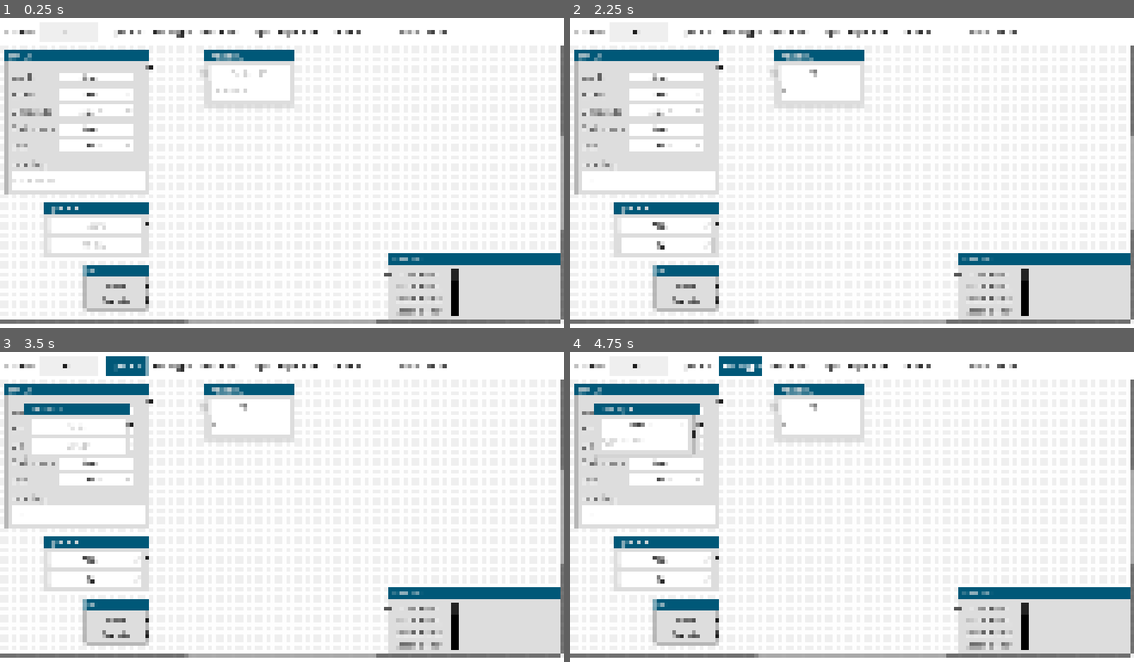
Above: before the commit, frames 1-4 (two rows, left to right).
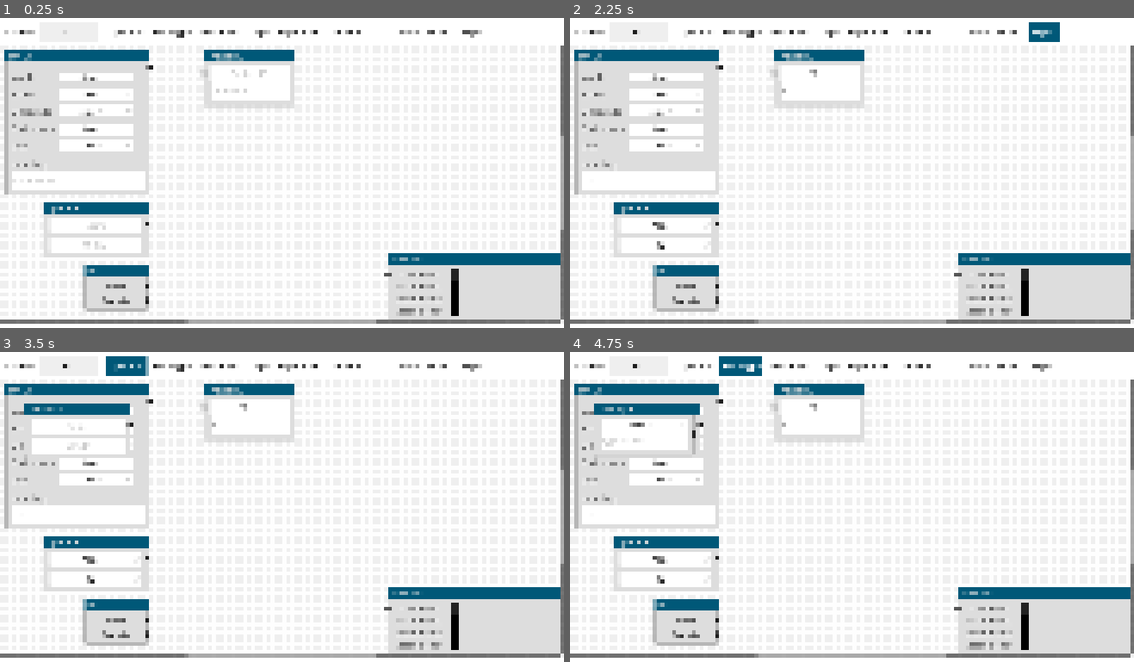
Above: after the commit, the same moments.

Repository: sciple/metadata-app
Game: Godot game, scene res://main.tscn
The game is run twice, just before and just after one commit, with the same random seed, the same clock (stepped at 60 frames per second) and the same inputs.
Inputs (mouse positions are in pixels of both pictures, inside the frame that each line leads up to):
- Up to frame 1 (0.25 s): no input
- Up to frame 2 (2.25 s): click (637, 30) at 0.52 s; type "12" at 0.6 s; click (818, 73) at 0.75 s; type "12" at 0.83 s; click (818, 92) at 0.98 s; type "12" at 1.07 s; click (648, 182) at 1.27 s; type "12" at 1.35 s; click (665, 225) at 1.5 s; type "Alex" at 1.58 s; click (665, 244) at 1.73 s; type "12" at 1.82 s; click (1043, 30) at 2 s, where only the run after the commit has a clickable "Export"
- Up to frame 3 (3.5 s): click "Operator" at 2.75 s
- Up to frame 4 (4.75 s): click (648, 426) at 3.52 s; type "Alex" at 3.6 s; click (648, 445) at 3.75 s; type "12" at 3.83 s; click "Genotype" at 4.25 s

The runs differ from the first frame. In frame 1, less than 0.1% of the frame differs, in the area x 81-86%, y 3-7%; in frame 2, 0.4%, in the area x 81-87%, y 1-8%; in frame 3, less than 0.1%; in frame 4, less than 0.1%.

Commit message:
defined zoom boundaries (min-max)

Diff:
--- a/main.tscn
+++ b/main.tscn
@@ -95,6 +95,14 @@
 [node name="load_button" parent="toolbar" instance=ExtResource("2_iovf6")]
 layout_mode = 2
 text = "Load"
+
+[node name="VSeparator3" type="VSeparator" parent="toolbar"]
+layout_mode = 2
+theme_override_styles/separator = SubResource("StyleBoxFlat_xcq4h")
+
+[node name="export_button" parent="toolbar" instance=ExtResource("2_iovf6")]
+layout_mode = 2
+text = "Export"
 
 [node name="GraphEdit" type="GraphEdit" parent="."]
 layout_mode = 1
@@ -110,6 +118,9 @@
 theme_override_styles/panel = SubResource("StyleBoxFlat_eo2x6")
 right_disconnects = true
 connection_lines_thickness = 0.5
+zoom_min = 0.5
+zoom_max = 1.0
+zoom_step = 1.0
 minimap_enabled = false
 show_menu = false
 show_grid_buttons = false
--- a/saved_data/MNMS.tscn
+++ b/saved_data/MNMS.tscn
@@ -45,16 +45,17 @@
 
 [node name="MNMS" type="GraphNode" groups=["mnms"]]
 layout_mode = 0
-offset_left = 20.0
-offset_top = 20.0
-offset_right = 314.0
-offset_bottom = 315.0
+offset_left = 138.795
+offset_top = 45.6494
+offset_right = 432.795
+offset_bottom = 340.649
+scale = Vector2(0.879409, 0.879409)
 mouse_filter = 1
-theme_override_styles/panel = ExtResource("1_3gbxi")
-theme_override_styles/panel_selected = ExtResource("1_3gbxi")
-theme_override_styles/titlebar = ExtResource("2_ucqmc")
+theme_override_styles/panel = ExtResource("1_nl6xp")
+theme_override_styles/panel_selected = ExtResource("1_nl6xp")
+theme_override_styles/titlebar = ExtResource("2_c318v")
 theme_override_styles/titlebar_selected = SubResource("StyleBoxFlat_e2kkl")
-position_offset = Vector2(20, 20)
+position_offset = Vector2(11, 12)
 title = "MNMS"
 slot/0/left_enabled = false
 slot/0/left_type = 0
@@ -232,7 +233,7 @@
 theme_override_styles/disabled_mirrored = SubResource("StyleBoxFlat_x2un0")
 alignment = 1
 item_count = 3
-selected = 1
+selected = 0
 popup/item_0/text = "Select"
 popup/item_0/id = 0
 popup/item_0/separator = true
@@ -255,7 +256,7 @@
 theme_override_styles/disabled_mirrored = SubResource("StyleBoxFlat_x2un0")
 alignment = 1
 item_count = 3
-selected = 1
+selected = 0
 popup/item_0/text = "Select"
 popup/item_0/id = 0
 popup/item_0/separator = true
--- a/saved_data/cage_0.tscn
+++ b/saved_data/cage_0.tscn
@@ -81,16 +81,17 @@
 
 [node name="cage_0" type="GraphNode" groups=["cage"]]
 layout_mode = 0
-offset_left = 800.0
-offset_top = 220.0
-offset_right = 952.0
-offset_bottom = 480.0
+offset_left = 832.648
+offset_top = 334.095
+offset_right = 984.648
+offset_bottom = 594.096
+scale = Vector2(0.879409, 0.879409)
 mouse_filter = 1
-theme_override_styles/panel = ExtResource("1_64gf1")
-theme_override_styles/panel_selected = ExtResource("1_64gf1")
-theme_override_styles/titlebar = ExtResource("2_tidbh")
+theme_override_styles/panel = ExtResource("1_nijsm")
+theme_override_styles/panel_selected = ExtResource("1_nijsm")
+theme_override_styles/titlebar = ExtResource("2_b6w3y")
 theme_override_styles/titlebar_selected = SubResource("StyleBoxFlat_e2kkl")
-position_offset = Vector2(800, 220)
+position_offset = Vector2(800, 340)
 title = "Cage ID"
 slot/0/left_enabled = true
 slot/0/left_type = 0
--- a/saved_data/cage_1.tscn
+++ b/saved_data/cage_1.tscn
@@ -81,16 +81,17 @@
 
 [node name="cage_1" type="GraphNode" groups=["cage"]]
 layout_mode = 0
-offset_left = 1000.0
-offset_top = 220.0
-offset_right = 1152.0
-offset_bottom = 480.0
+offset_left = 990.942
+offset_top = 334.095
+offset_right = 1142.94
+offset_bottom = 594.096
+scale = Vector2(0.879409, 0.879409)
 mouse_filter = 1
-theme_override_styles/panel = ExtResource("1_0ire4")
-theme_override_styles/panel_selected = ExtResource("1_0ire4")
-theme_override_styles/titlebar = ExtResource("2_7flst")
+theme_override_styles/panel = ExtResource("1_1axgq")
+theme_override_styles/panel_selected = ExtResource("1_1axgq")
+theme_override_styles/titlebar = ExtResource("2_n2lpk")
 theme_override_styles/titlebar_selected = SubResource("StyleBoxFlat_e2kkl")
-position_offset = Vector2(1000, 220)
+position_offset = Vector2(980, 340)
 title = "Cage ID"
 slot/0/left_enabled = true
 slot/0/left_type = 0
--- a/saved_data/cage_2.tscn
+++ b/saved_data/cage_2.tscn
@@ -81,16 +81,17 @@
 
 [node name="cage_2" type="GraphNode" groups=["cage"]]
 layout_mode = 0
-offset_left = 800.0
-offset_top = 500.0
-offset_right = 952.0
-offset_bottom = 760.0
+offset_left = 832.648
+offset_top = 597.918
+offset_right = 984.648
+offset_bottom = 857.918
+scale = Vector2(0.879409, 0.879409)
 mouse_filter = 1
-theme_override_styles/panel = ExtResource("1_2qnbv")
-theme_override_styles/panel_selected = ExtResource("1_2qnbv")
-theme_override_styles/titlebar = ExtResource("2_4snxo")
+theme_override_styles/panel = ExtResource("1_h4uov")
+theme_override_styles/panel_selected = ExtResource("1_h4uov")
+theme_override_styles/titlebar = ExtResource("2_h476l")
 theme_override_styles/titlebar_selected = SubResource("StyleBoxFlat_e2kkl")
-position_offset = Vector2(800, 500)
+position_offset = Vector2(800, 640)
 title = "Cage ID"
 slot/0/left_enabled = true
 slot/0/left_type = 0
--- a/saved_data/cage_3.tscn
+++ b/saved_data/cage_3.tscn
@@ -81,16 +81,17 @@
 
 [node name="cage_3" type="GraphNode" groups=["cage"]]
 layout_mode = 0
-offset_left = 1000.0
-offset_top = 500.0
-offset_right = 1152.0
-offset_bottom = 760.0
+offset_left = 990.942
+offset_top = 597.918
+offset_right = 1142.94
+offset_bottom = 857.918
+scale = Vector2(0.879409, 0.879409)
 mouse_filter = 1
-theme_override_styles/panel = ExtResource("1_00s6c")
-theme_override_styles/panel_selected = ExtResource("1_00s6c")
-theme_override_styles/titlebar = ExtResource("2_n3kua")
+theme_override_styles/panel = ExtResource("1_o7122")
+theme_override_styles/panel_selected = ExtResource("1_o7122")
+theme_override_styles/titlebar = ExtResource("2_idpsy")
 theme_override_styles/titlebar_selected = SubResource("StyleBoxFlat_e2kkl")
-position_offset = Vector2(1000, 500)
+position_offset = Vector2(980, 640)
 title = "Cage ID"
 slot/0/left_enabled = true
 slot/0/left_type = 0
--- a/saved_data/comment_plus_0.tscn
+++ b/saved_data/comment_plus_0.tscn
@@ -14,16 +14,17 @@
 
 [node name="comment_plus_0" type="GraphNode" groups=["comment"]]
 layout_mode = 0
-offset_left = 1140.0
-offset_top = 20.0
-offset_right = 1331.0
-offset_bottom = 165.0
+offset_left = 1096.47
+offset_top = 87.861
+offset_right = 1287.47
+offset_bottom = 232.861
+scale = Vector2(0.879409, 0.879409)
 mouse_filter = 1
-theme_override_styles/panel = ExtResource("1_mncfg")
-theme_override_styles/panel_selected = ExtResource("1_mncfg")
-theme_override_styles/titlebar = ExtResource("2_qki2l")
+theme_override_styles/panel = ExtResource("1_43nbr")
+theme_override_styles/panel_selected = ExtResource("1_43nbr")
+theme_override_styles/titlebar = ExtResource("2_1jxw7")
 theme_override_styles/titlebar_selected = SubResource("StyleBoxFlat_e2kkl")
-position_offset = Vector2(1140, 20)
+position_offset = Vector2(1100, 60)
 title = "Note"
 slot/0/left_enabled = false
 slot/0/left_type = 0
--- a/saved_data/experiment_0.tscn
+++ b/saved_data/experiment_0.tscn
@@ -59,16 +59,17 @@
 
 [node name="experiment_0" type="GraphNode" groups=["experiment"]]
 layout_mode = 0
-offset_left = 1280.0
-offset_top = 200.0
-offset_right = 1559.0
-offset_bottom = 486.0
+offset_left = 1202.0
+offset_top = 334.095
+offset_right = 1481.0
+offset_bottom = 620.095
+scale = Vector2(0.879409, 0.879409)
 mouse_filter = 1
-theme_override_styles/panel = ExtResource("1_rvwn7")
-theme_override_styles/panel_selected = ExtResource("1_rvwn7")
-theme_override_styles/titlebar = ExtResource("2_p7h7o")
+theme_override_styles/panel = ExtResource("1_b6oec")
+theme_override_styles/panel_selected = ExtResource("1_b6oec")
+theme_override_styles/titlebar = ExtResource("2_aagwo")
 theme_override_styles/titlebar_selected = SubResource("StyleBoxFlat_e2kkl")
-position_offset = Vector2(1280, 200)
+position_offset = Vector2(1220, 340)
 resizable = true
 title = "Experiment"
 slot/0/left_enabled = true
@@ -216,14 +217,14 @@
 [node name="find_raw_data" type="Button" parent="."]
 layout_mode = 2
 text = "Raw data path"
-script = ExtResource("7_x3gku")
-
-[node name="raw_data_path" type="Label" parent="." instance=ExtResource("8_o7oye")]
+script = ExtResource("7_ty3pb")
+
+[node name="raw_data_path" type="Label" parent="." instance=ExtResource("8_lv6f2")]
 layout_mode = 2
 theme_override_colors/font_color = Color(0.333333, 0.333333, 0.333333, 1)
 theme_override_colors/font_shadow_color = Color(0.937255, 0.937255, 0.937255, 1)
 theme_override_font_sizes/font_size = 14
-text = "D:\\console.log"
+text = "..."
 
 [node name="HSeparator2" type="HSeparator" parent="."]
 layout_mode = 2
--- a/saved_data/experiment_1.tscn
+++ b/saved_data/experiment_1.tscn
@@ -59,16 +59,17 @@
 
 [node name="experiment_1" type="GraphNode" groups=["experiment"]]
 layout_mode = 0
-offset_left = 1280.0
-offset_top = 520.0
-offset_right = 1559.0
-offset_bottom = 806.0
+offset_left = 1202.0
+offset_top = 597.918
+offset_right = 1481.0
+offset_bottom = 883.918
+scale = Vector2(0.879409, 0.879409)
 mouse_filter = 1
-theme_override_styles/panel = ExtResource("1_0oqxm")
-theme_override_styles/panel_selected = ExtResource("1_0oqxm")
-theme_override_styles/titlebar = ExtResource("2_lmyu5")
+theme_override_styles/panel = ExtResource("1_7gxo5")
+theme_override_styles/panel_selected = ExtResource("1_7gxo5")
+theme_override_styles/titlebar = ExtResource("2_sda3q")
 theme_override_styles/titlebar_selected = SubResource("StyleBoxFlat_e2kkl")
-position_offset = Vector2(1280, 520)
+position_offset = Vector2(1220, 640)
 resizable = true
 title = "Experiment"
 slot/0/left_enabled = true
--- a/saved_data/genotype_0.tscn
+++ b/saved_data/genotype_0.tscn
@@ -42,16 +42,17 @@
 
 [node name="genotype_0" type="GraphNode" groups=["genotype"]]
 layout_mode = 0
-offset_left = 620.0
-offset_top = 80.0
-offset_right = 822.0
-offset_bottom = 186.0
+offset_left = 551.237
+offset_top = 826.564
+offset_right = 753.237
+offset_bottom = 932.565
+scale = Vector2(0.879409, 0.879409)
 mouse_filter = 1
-theme_override_styles/panel = ExtResource("1_meh2a")
-theme_override_styles/panel_selected = ExtResource("1_meh2a")
-theme_override_styles/titlebar = ExtResource("2_pknsq")
+theme_override_styles/panel = ExtResource("1_dpu4d")
+theme_override_styles/panel_selected = ExtResource("1_dpu4d")
+theme_override_styles/titlebar = ExtResource("2_7kxuw")
 theme_override_styles/titlebar_selected = SubResource("StyleBoxFlat_e2kkl")
-position_offset = Vector2(620, 80)
+position_offset = Vector2(480, 900)
 title = "Genotype"
 slot/0/left_enabled = false
 slot/0/left_type = 0
--- a/saved_data/genotype_1.tscn
+++ b/saved_data/genotype_1.tscn
@@ -42,16 +42,17 @@
 
 [node name="genotype_1" type="GraphNode" groups=["genotype"]]
 layout_mode = 0
-offset_left = 520.0
-offset_top = 760.0
-offset_right = 722.0
-offset_bottom = 866.0
+offset_left = 551.237
+offset_top = 228.566
+offset_right = 753.237
+offset_bottom = 334.567
+scale = Vector2(0.879409, 0.879409)
 mouse_filter = 1
-theme_override_styles/panel = ExtResource("1_1f28i")
-theme_override_styles/panel_selected = ExtResource("1_1f28i")
-theme_override_styles/titlebar = ExtResource("2_73tex")
+theme_override_styles/panel = ExtResource("1_ih2m6")
+theme_override_styles/panel_selected = ExtResource("1_ih2m6")
+theme_override_styles/titlebar = ExtResource("2_bgdpy")
 theme_override_styles/titlebar_selected = SubResource("StyleBoxFlat_e2kkl")
-position_offset = Vector2(520, 760)
+position_offset = Vector2(480, 220)
 title = "Genotype"
 slot/0/left_enabled = false
 slot/0/left_type = 0
--- a/saved_data/health_plus_0.tscn
+++ b/saved_data/health_plus_0.tscn
@@ -62,16 +62,17 @@
 
 [node name="health_plus_0" type="GraphNode" groups=["health"]]
 layout_mode = 0
-offset_left = 780.0
-offset_top = 780.0
-offset_right = 985.0
-offset_bottom = 945.0
+offset_left = 744.707
+offset_top = 70.2729
+offset_right = 949.707
+offset_bottom = 235.273
+scale = Vector2(0.879409, 0.879409)
 mouse_filter = 1
-theme_override_styles/panel = ExtResource("1_hayy4")
-theme_override_styles/panel_selected = ExtResource("1_hayy4")
-theme_override_styles/titlebar = ExtResource("2_m5pxh")
+theme_override_styles/panel = ExtResource("1_krufc")
+theme_override_styles/panel_selected = ExtResource("1_krufc")
+theme_override_styles/titlebar = ExtResource("2_5s6r0")
 theme_override_styles/titlebar_selected = SubResource("StyleBoxFlat_e2kkl")
-position_offset = Vector2(780, 780)
+position_offset = Vector2(700, 40)
 title = "Health issue"
 slot/0/left_enabled = false
 slot/0/left_type = 0
--- a/saved_data/operator.tscn
+++ b/saved_data/operator.tscn
@@ -28,14 +28,15 @@
 
 [node name="operator" type="GraphNode" groups=["operator"]]
 layout_mode = 0
-offset_left = 88.0
-offset_top = 322.0
-offset_right = 303.0
-offset_bottom = 432.0
+offset_left = 206.509
+offset_top = 318.266
+offset_right = 421.509
+offset_bottom = 428.266
+scale = Vector2(0.879409, 0.879409)
 mouse_filter = 1
-theme_override_styles/panel = ExtResource("1_3omvg")
-theme_override_styles/panel_selected = ExtResource("1_3omvg")
-theme_override_styles/titlebar = ExtResource("2_fmhjm")
+theme_override_styles/panel = ExtResource("1_76akm")
+theme_override_styles/panel_selected = ExtResource("1_76akm")
+theme_override_styles/titlebar = ExtResource("2_ktcrs")
 theme_override_styles/titlebar_selected = SubResource("StyleBoxFlat_e2kkl")
 position_offset = Vector2(88, 322)
 title = "Operator"
@@ -76,22 +77,20 @@
 theme_override_constants/outline_size = 0
 theme_override_constants/caret_width = 1
 theme_override_styles/normal = SubResource("StyleBoxFlat_d26xn")
-text = "LR334455"
 placeholder_text = "Name"
 alignment = 1
 context_menu_enabled = false
 virtual_keyboard_enabled = false
 clear_button_enabled = true
 caret_blink = true
-caret_column = 8
-script = ExtResource("5_rmasq")
+script = ExtResource("5_vxpju")
 
 [node name="HSeparator" type="HSeparator" parent="."]
 layout_mode = 2
 theme_override_constants/separation = 5
 theme_override_styles/separator = SubResource("StyleBoxFlat_c31p5")
 
-[node name="one_line_field2" type="LineEdit" parent="." instance=ExtResource("4_j7yar")]
+[node name="one_line_field2" type="LineEdit" parent="." instance=ExtResource("4_7nebj")]
 layout_mode = 2
 theme_override_colors/font_color = Color(0.133333, 0.133333, 0.133333, 1)
 theme_override_colors/font_placeholder_color = Color(0.8, 0.8, 0.8, 1)
--- a/saved_data/project.tscn
+++ b/saved_data/project.tscn
@@ -27,16 +27,17 @@
 
 [node name="project" type="GraphNode" groups=["generic_group"]]
 layout_mode = 0
-offset_left = 416.0
-offset_top = 12.0
-offset_right = 602.0
-offset_bottom = 124.0
+offset_left = 516.061
+offset_top = 70.2729
+offset_right = 702.061
+offset_bottom = 182.273
+scale = Vector2(0.879409, 0.879409)
 mouse_filter = 1
-theme_override_styles/panel = ExtResource("1_mu0uw")
-theme_override_styles/panel_selected = ExtResource("1_mu0uw")
-theme_override_styles/titlebar = ExtResource("2_bbdmb")
+theme_override_styles/panel = ExtResource("1_sgyty")
+theme_override_styles/panel_selected = ExtResource("1_sgyty")
+theme_override_styles/titlebar = ExtResource("2_4lmfa")
 theme_override_styles/titlebar_selected = SubResource("StyleBoxFlat_e2kkl")
-position_offset = Vector2(416, 12)
+position_offset = Vector2(440, 40)
 resizable = true
 title = "Project ID"
 slot/0/left_enabled = true
@@ -67,17 +68,15 @@
 theme_override_constants/outline_size = 0
 theme_override_constants/caret_width = 1
 theme_override_styles/normal = SubResource("StyleBoxFlat_d26xn")
-text = "LR-DBF-007"
 placeholder_text = "Project ID"
 alignment = 1
 context_menu_enabled = false
 virtual_keyboard_enabled = false
 clear_button_enabled = true
 caret_blink = true
-caret_column = 10
-script = ExtResource("5_lj1hl")
+script = ExtResource("5_8qty3")
 
-[node name="comments" type="TextEdit" parent="." instance=ExtResource("6_8jfc5")]
+[node name="comments" type="TextEdit" parent="." instance=ExtResource("6_051a8")]
 custom_minimum_size = Vector2(90, 40)
 layout_mode = 2
 size_flags_horizontal = 3
--- a/saved_data/sex_plus.tscn
+++ b/saved_data/sex_plus.tscn
@@ -13,14 +13,15 @@
 
 [node name="sex_plus" type="GraphNode" groups=["generic_group"]]
 layout_mode = 0
-offset_left = 172.0
-offset_top = 450.0
-offset_right = 301.0
-offset_bottom = 543.0
+offset_left = 280.38
+offset_top = 430.83
+offset_right = 409.38
+offset_bottom = 523.83
+scale = Vector2(0.879409, 0.879409)
 mouse_filter = 1
-theme_override_styles/panel = ExtResource("1_8nrss")
-theme_override_styles/panel_selected = ExtResource("1_8nrss")
-theme_override_styles/titlebar = ExtResource("2_ojykh")
+theme_override_styles/panel = ExtResource("1_2gnga")
+theme_override_styles/panel_selected = ExtResource("1_2gnga")
+theme_override_styles/titlebar = ExtResource("2_g8xnb")
 theme_override_styles/titlebar_selected = SubResource("StyleBoxFlat_e2kkl")
 position_offset = Vector2(172, 450)
 title = "Sex"
--- a/saved_data/timeline.tscn
+++ b/saved_data/timeline.tscn
@@ -19,20 +19,22 @@
 anchor_top = 1.0
 anchor_right = 1.0
 anchor_bottom = 1.0
-offset_left = -520.0
-offset_top = -957.0
-offset_right = -168.0
-offset_bottom = -820.0
+offset_left = -594.883
+offset_top = -906.727
+offset_right = -242.883
+offset_bottom = -769.727
 grow_horizontal = 0
 grow_vertical = 0
+scale = Vector2(0.879409, 0.879409)
 size_flags_horizontal = 8
 size_flags_vertical = 8
 mouse_filter = 1
-theme_override_styles/panel = ExtResource("1_hy8lu")
-theme_override_styles/panel_selected = ExtResource("1_hy8lu")
-theme_override_styles/titlebar = ExtResource("2_lo5xx")
+theme_override_styles/panel = ExtResource("1_inm7d")
+theme_override_styles/panel_selected = ExtResource("1_inm7d")
+theme_override_styles/titlebar = ExtResource("2_dm0bu")
 theme_override_styles/titlebar_selected = SubResource("StyleBoxFlat_e2kkl")
-position_offset = Vector2(1400, 20)
+position_offset = Vector2(1360, 40)
+selected = true
 title = "Timeline"
 slot/0/left_enabled = true
 slot/0/left_type = 0
@@ -70,12 +72,13 @@
 slot/3/right_color = Color(1, 1, 1, 1)
 slot/3/right_icon = null
 slot/3/draw_stylebox = true
-script = ExtResource("3_ax30t")
+script = ExtResource("3_sjsm1")
 
 [node name="HSplitContainer" type="HSplitContainer" parent="."]
 layout_mode = 2
+split_offset = 168
 
-[node name="Label" type="Label" parent="HSplitContainer" instance=ExtResource("4_n0t5s")]
+[node name="Label" type="Label" parent="HSplitContainer" instance=ExtResource("4_ixmc6")]
 layout_mode = 2
 theme_override_colors/font_color = Color(0.333333, 0.333333, 0.333333, 1)
 theme_override_colors/font_shadow_color = Color(0.937255, 0.937255, 0.937255, 1)
@@ -84,7 +87,7 @@
 
 [node name="HSplitContainer2" type="HSplitContainer" parent="HSplitContainer"]
 layout_mode = 2
-split_offset = 102
+split_offset = 105
 
 [node name="ColorRect2" type="ColorRect" parent="HSplitContainer/HSplitContainer2"]
 custom_minimum_size = Vector2(20, 20)
@@ -98,9 +101,9 @@
 
 [node name="HSplitContainer2" type="HSplitContainer" parent="."]
 layout_mode = 2
-split_offset = 146
+split_offset = 205
 
-[node name="Label3" type="Label" parent="HSplitContainer2" instance=ExtResource("4_n0t5s")]
+[node name="Label3" type="Label" parent="HSplitContainer2" instance=ExtResource("4_ixmc6")]
 layout_mode = 2
 theme_override_colors/font_color = Color(0.333333, 0.333333, 0.333333, 1)
 theme_override_colors/font_shadow_color = Color(0.937255, 0.937255, 0.937255, 1)
@@ -109,6 +112,7 @@
 
 [node name="HSplitContainer2" type="HSplitContainer" parent="HSplitContainer2"]
 layout_mode = 2
+split_offset = 43
 
 [node name="ColorRect2" type="ColorRect" parent="HSplitContainer2/HSplitContainer2"]
 custom_minimum_size = Vector2(20, 20)
@@ -122,9 +126,9 @@
 
 [node name="HSplitContainer3" type="HSplitContainer" parent="."]
 layout_mode = 2
-split_offset = 168
+split_offset = 173
 
-[node name="Label2" type="Label" parent="HSplitContainer3" instance=ExtResource("4_n0t5s")]
+[node name="Label2" type="Label" parent="HSplitContainer3" instance=ExtResource("4_ixmc6")]
 layout_mode = 2
 theme_override_colors/font_color = Color(0.333333, 0.333333, 0.333333, 1)
 theme_override_colors/font_shadow_color = Color(0.937255, 0.937255, 0.937255, 1)
@@ -133,7 +137,7 @@
 
 [node name="HSplitContainer2" type="HSplitContainer" parent="HSplitContainer3"]
 layout_mode = 2
-split_offset = 79
+split_offset = 74
 
 [node name="ColorRect2" type="ColorRect" parent="HSplitContainer3/HSplitContainer2"]
 custom_minimum_size = Vector2(20, 20)
@@ -147,9 +151,9 @@
 
 [node name="HSplitContainer4" type="HSplitContainer" parent="."]
 layout_mode = 2
-split_offset = 248
+split_offset = 264
 
-[node name="Label3" type="Label" parent="HSplitContainer4" instance=ExtResource("4_n0t5s")]
+[node name="Label3" type="Label" parent="HSplitContainer4" instance=ExtResource("4_ixmc6")]
 layout_mode = 2
 theme_override_colors/font_color = Color(0.333333, 0.333333, 0.333333, 1)
 theme_override_colors/font_shadow_color = Color(0.937255, 0.937255, 0.937255, 1)
@@ -158,7 +162,6 @@
 
 [node name="HSplitContainer2" type="HSplitContainer" parent="HSplitContainer4"]
 layout_mode = 2
-split_offset = 72
 
 [node name="ColorRect2" type="ColorRect" parent="HSplitContainer4/HSplitContainer2"]
 custom_minimum_size = Vector2(20, 20)
--- a/saved_data/treatment_0.tscn
+++ b/saved_data/treatment_0.tscn
@@ -29,16 +29,17 @@
 
 [node name="treatment_0" type="GraphNode" groups=["treatment"]]
 layout_mode = 0
-offset_left = 500.0
-offset_top = 220.0
-offset_right = 736.0
-offset_bottom = 451.0
+offset_left = 551.237
+offset_top = 334.095
+offset_right = 787.237
+offset_bottom = 565.096
+scale = Vector2(0.879409, 0.879409)
 mouse_filter = 1
-theme_override_styles/panel = ExtResource("1_qlqui")
-theme_override_styles/panel_selected = ExtResource("1_qlqui")
-theme_override_styles/titlebar = ExtResource("2_5xwu6")
+theme_override_styles/panel = ExtResource("1_fek76")
+theme_override_styles/panel_selected = ExtResource("1_fek76")
+theme_override_styles/titlebar = ExtResource("2_o7p3r")
 theme_override_styles/titlebar_selected = SubResource("StyleBoxFlat_e2kkl")
-position_offset = Vector2(500, 220)
+position_offset = Vector2(480, 340)
 resizable = true
 title = "Treatment/Group/Factor"
 slot/0/left_enabled = false
--- a/saved_data/treatment_1.tscn
+++ b/saved_data/treatment_1.tscn
@@ -29,16 +29,17 @@
 
 [node name="treatment_1" type="GraphNode" groups=["treatment"]]
 layout_mode = 0
-offset_left = 500.0
-offset_top = 500.0
-offset_right = 736.0
-offset_bottom = 731.0
+offset_left = 551.237
+offset_top = 597.918
+offset_right = 787.237
+offset_bottom = 828.918
+scale = Vector2(0.879409, 0.879409)
 mouse_filter = 1
-theme_override_styles/panel = ExtResource("1_id47s")
-theme_override_styles/panel_selected = ExtResource("1_id47s")
-theme_override_styles/titlebar = ExtResource("2_8u7wm")
+theme_override_styles/panel = ExtResource("1_3wf3g")
+theme_override_styles/panel_selected = ExtResource("1_3wf3g")
+theme_override_styles/titlebar = ExtResource("2_nrotu")
 theme_override_styles/titlebar_selected = SubResource("StyleBoxFlat_e2kkl")
-position_offset = Vector2(500, 500)
+position_offset = Vector2(480, 640)
 resizable = true
 title = "Treatment/Group/Factor"
 slot/0/left_enabled = false
Not shown: 9 places in saved_data/MNMS.tscn that only renumber resources
Not shown: 3 places in saved_data/cage_0.tscn that only renumber resources
Not shown: 3 places in saved_data/cage_1.tscn that only renumber resources
Not shown: 3 places in saved_data/cage_2.tscn that only renumber resources
Not shown: 3 places in saved_data/cage_3.tscn that only renumber resources
Not shown: 2 places in saved_data/comment_plus_0.tscn that only renumber resources
Not shown: 5 places in saved_data/experiment_0.tscn that only renumber resources
Not shown: 6 places in saved_data/experiment_1.tscn that only renumber resources
Not shown: 3 places in saved_data/genotype_0.tscn that only renumber resources
Not shown: 3 places in saved_data/genotype_1.tscn that only renumber resources
Not shown: 3 places in saved_data/health_plus_0.tscn that only renumber resources
Not shown: 3 places in saved_data/operator.tscn that only renumber resources
(and 5 more such lines)
